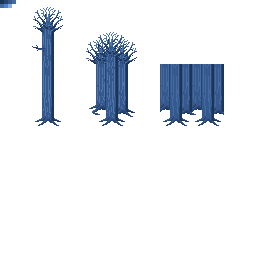
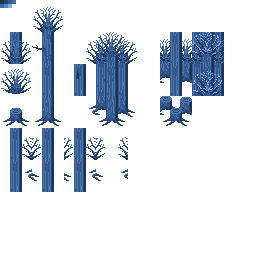
Revision of a layered 256 x 256 image; what changed, layer by layer:
removed layer "Layer 10" over [1, 32, 224, 126]
added layer "Layer 35" above "Layer 32" over [192, 32, 222, 57]
added layer "Layer 32" above "Layer 31" over [193, 71, 223, 96]
added layer "Layer 31" above "Layer 33" over [193, 64, 223, 96]
added layer "Layer 33" above "Layer 34" over [192, 32, 224, 64]
added layer "Layer 34" above "Layer 30" over [192, 32, 224, 64]
added layer "Layer 30" over [1, 32, 192, 192]
